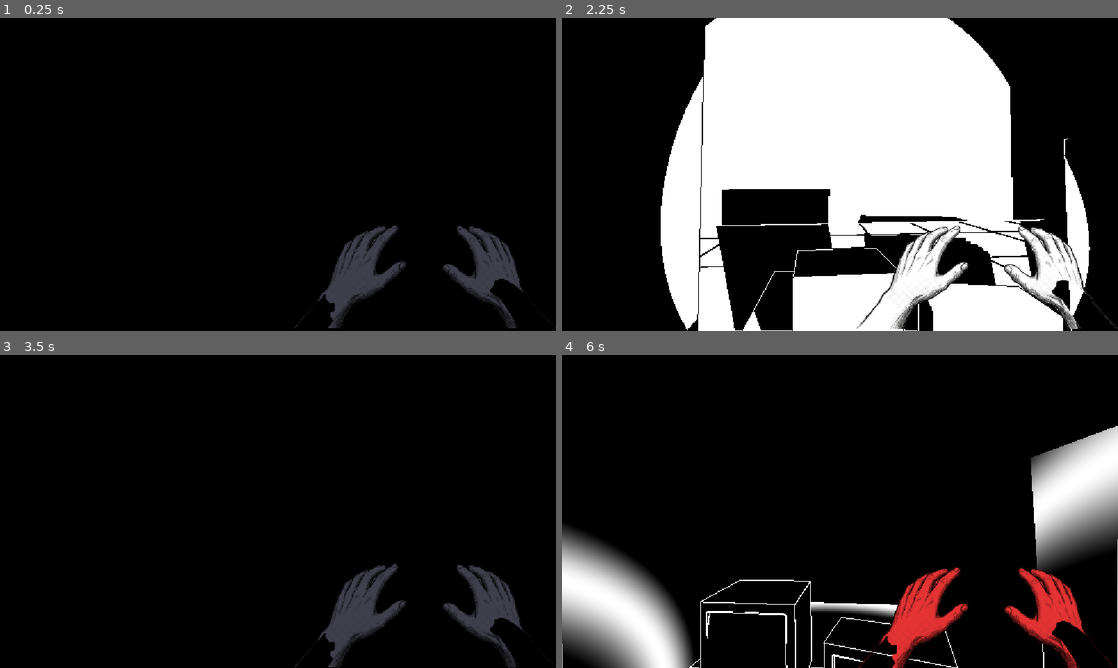
Above: before the commit, frames 1-4 (two rows, left to right).
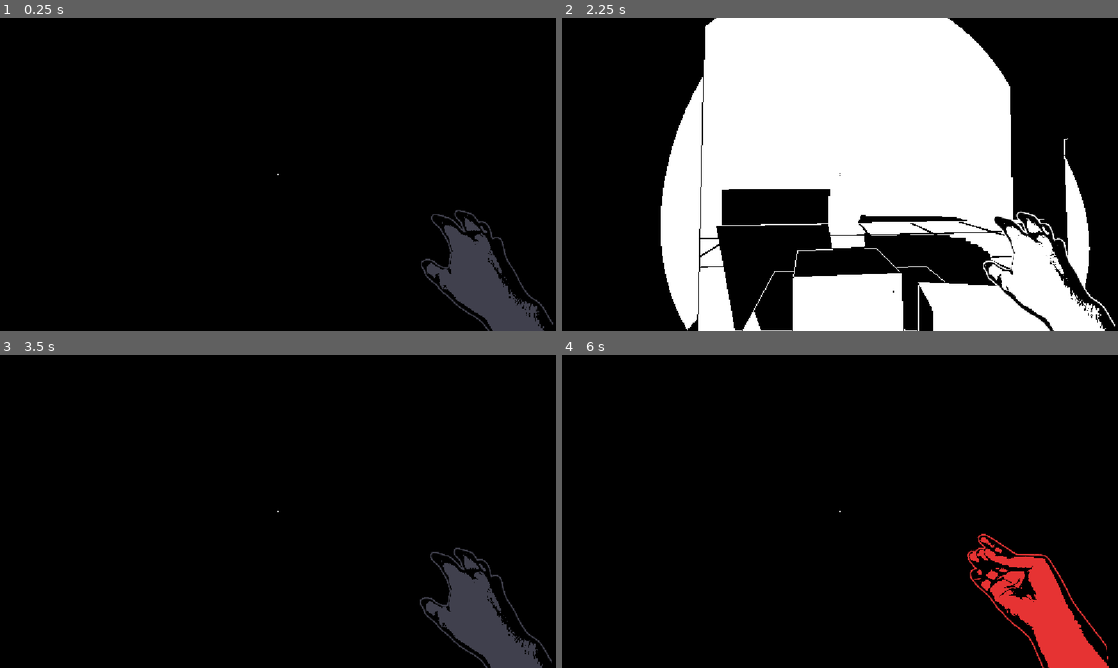
Above: after the commit, the same moments.

Repository: gpwid/gamejam-dinamik21-sparklestudios
Game: Godot game, scene res://scenes/level/test_world.tscn
The game is run twice, just before and just after one commit, with the same random seed, the same clock (stepped at 60 frames per second) and the same inputs.
Inputs (mouse positions are in pixels of both pictures, inside the frame that each line leads up to):
- Up to frame 1 (0.25 s): no input
- Up to frame 2 (2.25 s): tap Enter at 0.5 s; move the mouse to (867, 174) at 0.52 s; hold Shift (sprint) 0.53-1.28 s; hold W (move_forward) from 0.53 s (still down); click (867, 174) at 0.67 s; right-click (867, 174) at 0.8 s; move the mouse to (812, 174) at 1.27 s; right-click (812, 174) at 1.35 s; click (812, 174) at 1.42 s; tap Shift (sprint) at 1.55 s; move the mouse to (851, 168) at 2.02 s; hold E (interact) from 2.03 s (still down); click (851, 168) at 2.17 s
- Up to frame 3 (3.5 s): keep holding W (move_forward); right-click (289, 505) at 2.3 s; move the mouse to (272, 517) at 2.77 s; release E (interact) at 2.78 s; tap Shift (sprint) at 2.85 s; click (272, 517) at 2.92 s
- Up to frame 4 (6 s): move the mouse to (878, 514) at 3.52 s; press the mouse at (878, 514) at 3.53 s; right-click (878, 514) at 3.8 s; move the mouse to (795, 508) at 4.27 s; release the mouse at (795, 508) at 4.28 s; right-click (795, 508) at 4.35 s; click (795, 508) at 4.42 s; tap Shift (sprint) at 4.55 s; move the mouse to (845, 511) at 5.02 s; hold Shift (sprint) 5.03-5.78 s; click (845, 511) at 5.17 s; right-click (845, 511) at 5.3 s; move the mouse to (817, 505) at 5.77 s; release W (move_forward) at 5.78 s; hold D (move_right) from 5.78 s (still down); right-click (817, 505) at 5.85 s; click (817, 505) at 5.92 s

The runs differ from the first frame. In frame 1, 5.2% of the frame differs, in the area x 49-100%, y 49-100%; in frame 2, 4.7%; in frame 3, 5.2%; in frame 4, 20%, in the area x 0-100%, y 22-100%.

Commit message:
feat: right hand sprite for echolocation

Diff:
--- a/scenes/characters/view_model.tscn
+++ b/scenes/characters/view_model.tscn
@@ -1,26 +1,40 @@
 [gd_scene format=3 uid="uid://cviewmodel001"]
 
-[ext_resource type="Texture2D" uid="uid://c1wej7jf1pent" path="res://assets/textures/placeholders/fpp_hand_placeholder.png" id="1_tex"]
+[ext_resource type="Texture2D" uid="uid://ip6dcl8370nm" path="res://assets/sprites/righthand_idle.png" id="1_tex"]
 [ext_resource type="Script" uid="uid://dbnc22y2j2vjr" path="res://scripts/characters/view_model.gd" id="2_script"]
+[ext_resource type="Script" uid="uid://bxrentakmumd0" path="res://scripts/ui/reticle.gd" id="3_reticle"]
 
-[node name="ViewModel" type="CanvasLayer"]
-layer = 1
+[node name="ViewModel" type="CanvasLayer" unique_id=1839725208]
 script = ExtResource("2_script")
 
-[node name="HandContainer" type="Control" parent="."]
+[node name="Reticle" type="Control" parent="." unique_id=654341579]
+layout_mode = 3
+anchors_preset = 8
+anchor_left = 0.5
+anchor_top = 0.5
+anchor_right = 0.5
+anchor_bottom = 0.5
+grow_horizontal = 2
+grow_vertical = 2
+mouse_filter = 2
+script = ExtResource("3_reticle")
+
+[node name="HandContainer" type="Control" parent="." unique_id=2136438044]
 layout_mode = 3
 anchors_preset = 3
 anchor_left = 1.0
 anchor_top = 1.0
 anchor_right = 1.0
 anchor_bottom = 1.0
-offset_left = -550.0
+offset_left = -285.0
 offset_top = -320.0
+offset_right = -5.0
+offset_bottom = 40.0
 grow_horizontal = 0
 grow_vertical = 0
 mouse_filter = 2
 
-[node name="HandTexture" type="TextureRect" parent="HandContainer"]
+[node name="HandTexture" type="TextureRect" parent="HandContainer" unique_id=988246703]
 layout_mode = 1
 anchors_preset = 15
 anchor_right = 1.0
--- a/scripts/characters/player.gd
+++ b/scripts/characters/player.gd
@@ -152,6 +152,7 @@
 var shader_tap_radius: float = 0.0
 var active_max_radius: float = 17.0
 var tap_cooldown_timer: float = 0.0
+var is_snapping: bool = false
 
 # Signals
 signal flashlight_exploded(player_position: Vector3)
@@ -263,9 +264,16 @@
 		if view_model and view_model.has_method("update_flashlight_visual"):
 			view_model.update_flashlight_visual(flashlight.visible and not is_overheated)
 
-	# 5. Wall-Tap / Floor-Tap Echolocation (Dengan Cooldown)
-	if event.is_action_pressed("wall_tap") and not is_flashlight_on and not is_wave_active and tap_cooldown_timer <= 0.0:
-		trigger_surface_tap()
+	# 5. Wall-Tap / Floor-Tap Echolocation (Dengan Cooldown & Animasi Snap ViewModel)
+	if event.is_action_pressed("wall_tap") and not is_flashlight_on and not is_wave_active and not is_snapping and tap_cooldown_timer <= 0.0:
+		if view_model and view_model.has_method("play_snap_animation"):
+			is_snapping = true
+			view_model.play_snap_animation(
+				func(): trigger_surface_tap(),
+				func(): is_snapping = false
+			)
+		else:
+			trigger_surface_tap()
 
 	# 6. Interaksi Objek (Wajib Senter Menyala)
 	if event.is_action_pressed("interact"):
@@ -395,8 +403,11 @@
 		breath_offset.y = sin(breath_time) * BREATH_AMPLITUDE_Y
 		breath_offset.x = cos(breath_time * 0.5) * BREATH_AMPLITUDE_X
 
-	if view_model and view_model.has_method("set_idle"):
-		view_model.set_idle(is_idle)
+	if view_model:
+		if view_model.has_method("update_movement"):
+			view_model.update_movement(is_moving, is_sprinting, horizontal_speed, delta)
+		elif view_model.has_method("set_idle"):
+			view_model.set_idle(is_idle)
 
 	camera.position = initial_camera_pos + bob_offset + breath_offset + Vector3(0.0, landing_compression_y, 0.0)
 
--- a/scripts/characters/view_model.gd
+++ b/scripts/characters/view_model.gd
@@ -1,43 +1,83 @@
 extends CanvasLayer
 class_name ViewModel
 
+@export_group("Hand Sprites")
+@export var sprite_idle: Texture2D = preload("res://assets/sprites/righthand_idle.png")
+@export var sprite_before_snap: Texture2D = preload("res://assets/sprites/righthand_before_snap.png")
+@export var sprite_after_snap: Texture2D = preload("res://assets/sprites/righthand_after_snap.png")
+
+@onready var hand_container: Control = $HandContainer
 @onready var hand_texture: TextureRect = $HandContainer/HandTexture
 
-var recoil_tween: Tween
+var snap_tween: Tween
+var is_snapping: bool = false
 
+# Warna visualisasi senter
 const COLOR_LIT: Color = Color(1.0, 1.0, 1.0, 1.0)
 const COLOR_DIM: Color = Color(0.25, 0.25, 0.3, 1.0)
 const COLOR_OVERHEAT: Color = Color(0.9, 0.2, 0.2, 1.0)
+
+# Pengaturan Bobbing Jalan & Bernapas (Idle)
 const BREATH_FREQUENCY: float = 1.6
-const BREATH_AMPLITUDE_PX: float = 4.0
-const BREATH_LERP_SPEED: float = 8.0
+const BREATH_AMPLITUDE_PX: float = 3.5
 
-var is_idle: bool = false
+const WALK_BOB_FREQ_WALK: float = 10.0
+const WALK_BOB_FREQ_SPRINT: float = 14.0
+const WALK_BOB_AMP_X: float = 4.0
+const WALK_BOB_AMP_Y: float = 6.0
+
+var is_moving: bool = false
+var is_sprinting: bool = false
+var is_idle: bool = true
 var breath_time: float = 0.0
+var walk_bob_time: float = 0.0
+var current_bob: Vector2 = Vector2.ZERO
 
 func _ready() -> void:
-	if not hand_texture or hand_texture.texture == null:
-		push_warning("ViewModel: Placeholder texture not assigned or missing at res://assets/textures/placeholders/fpp_hand_placeholder.png")
+	if hand_texture:
+		if sprite_idle:
+			hand_texture.texture = sprite_idle
+		_update_pivot()
+		hand_texture.resized.connect(_update_pivot)
 	update_flashlight_visual(false)
+
+func _update_pivot() -> void:
+	if is_instance_valid(hand_texture):
+		# Titik tumpu rotasi & skala di pergelangan tangan (kanan bawah)
+		hand_texture.pivot_offset = hand_texture.size * Vector2(0.75, 0.95)
 
 func _process(delta: float) -> void:
 	if not is_instance_valid(hand_texture):
 		return
-	if recoil_tween and recoil_tween.is_valid():
+	if is_snapping:
 		return
 
-	var target_y: float = 0.0
-	if is_idle:
+	var target_bob: Vector2 = Vector2.ZERO
+
+	if is_moving:
+		var freq: float = WALK_BOB_FREQ_SPRINT if is_sprinting else WALK_BOB_FREQ_WALK
+		var mult: float = 1.35 if is_sprinting else 1.0
+		walk_bob_time += freq * delta
+		target_bob.x = cos(walk_bob_time * 0.5) * WALK_BOB_AMP_X * mult
+		target_bob.y = -abs(sin(walk_bob_time)) * WALK_BOB_AMP_Y * mult
+	else:
+		walk_bob_time = 0.0
 		breath_time += BREATH_FREQUENCY * delta
-		# Tetap di [0..BREATH_AMPLITUDE_PX] agar pangkal lengan tidak terangkat dari tepi bawah layar
-		target_y = (1.0 - cos(breath_time)) * 0.5 * BREATH_AMPLITUDE_PX
-	else:
-		breath_time = 0.0
+		target_bob.x = cos(breath_time * 0.5) * 1.5
+		target_bob.y = (1.0 - cos(breath_time)) * 0.5 * BREATH_AMPLITUDE_PX
 
-	hand_texture.position.y = lerpf(hand_texture.position.y, target_y, minf(BREATH_LERP_SPEED * delta, 1.0))
+	current_bob = current_bob.lerp(target_bob, clampf(10.0 * delta, 0.0, 1.0))
+	hand_texture.position = current_bob
 
 func set_idle(idle: bool) -> void:
 	is_idle = idle
+	if is_idle:
+		is_moving = false
+
+func update_movement(moving: bool, sprinting: bool, _speed: float, _delta: float) -> void:
+	is_moving = moving
+	is_sprinting = sprinting
+	is_idle = not moving
 
 func update_flashlight_visual(is_on: bool) -> void:
 	if not is_instance_valid(hand_texture):
@@ -55,12 +95,70 @@
 		update_flashlight_visual(false)
 
 func play_tap_recoil() -> void:
+	# Jika sedang menjalankan snap animation, recoil sudah ditangani oleh Tween snap
+	if is_snapping or not is_instance_valid(hand_texture):
+		return
+	if snap_tween and snap_tween.is_valid():
+		snap_tween.kill()
+
+	snap_tween = create_tween().set_trans(Tween.TRANS_QUAD).set_ease(Tween.EASE_OUT)
+	snap_tween.tween_property(hand_texture, "position:y", current_bob.y + 20.0, 0.08)
+	snap_tween.tween_property(hand_texture, "position:y", current_bob.y, 0.16)
+
+# ==============================================================================
+# ALUR ANIMASI SNAP JENTIK JARI (TWEEN ECHOLOCATION)
+# ==============================================================================
+func play_snap_animation(on_snap: Callable = Callable(), on_complete: Callable = Callable()) -> void:
 	if not is_instance_valid(hand_texture):
+		if on_snap.is_valid():
+			on_snap.call()
+		if on_complete.is_valid():
+			on_complete.call()
 		return
-	if recoil_tween and recoil_tween.is_valid():
-		recoil_tween.kill()
 
-	# Hentakan tangan saat mengetuk dinding (turun 25px lalu memantul kembali)
-	recoil_tween = create_tween().set_trans(Tween.TRANS_QUAD).set_ease(Tween.EASE_OUT)
-	recoil_tween.tween_property(hand_texture, "position:y", 25.0, 0.08)
-	recoil_tween.tween_property(hand_texture, "position:y", 0.0, 0.16)
+	is_snapping = true
+
+	if snap_tween and snap_tween.is_valid():
+		snap_tween.kill()
+
+	# 1. Ganti sprite ke righthand_before_snap.png (posisi siap jentik jari)
+	if sprite_before_snap:
+		hand_texture.texture = sprite_before_snap
+
+	snap_tween = create_tween()
+
+	# --- FASE 1: ANTICIPATION (Angkat posisi tangan ke atas & agak miring secara cepat) ---
+	snap_tween.tween_property(hand_texture, "position", Vector2(-12.0, -32.0), 0.11).set_trans(Tween.TRANS_QUAD).set_ease(Tween.EASE_OUT)
+	snap_tween.parallel().tween_property(hand_texture, "rotation", deg_to_rad(-6.0), 0.11).set_trans(Tween.TRANS_QUAD).set_ease(Tween.EASE_OUT)
+	snap_tween.parallel().tween_property(hand_texture, "scale", Vector2(0.97, 1.05), 0.11).set_trans(Tween.TRANS_QUAD).set_ease(Tween.EASE_OUT)
+
+	# Jeda singkat sebelum jentikan
+	snap_tween.chain().tween_interval(0.04)
+
+	# --- FASE 2: SNAP & RECOIL/POP (Ganti sprite ke after_snap bersamaan pemicuan gelombang echolocation) ---
+	snap_tween.chain().tween_callback(func():
+		if sprite_after_snap:
+			hand_texture.texture = sprite_after_snap
+		if on_snap.is_valid():
+			on_snap.call()
+	)
+
+	# Hentakan snappy ke bawah (recoil / pop)
+	snap_tween.chain().tween_property(hand_texture, "position", Vector2(10.0, 22.0), 0.08).set_trans(Tween.TRANS_BACK).set_ease(Tween.EASE_OUT)
+	snap_tween.parallel().tween_property(hand_texture, "rotation", deg_to_rad(7.0), 0.08).set_trans(Tween.TRANS_BACK).set_ease(Tween.EASE_OUT)
+	snap_tween.parallel().tween_property(hand_texture, "scale", Vector2(1.08, 0.94), 0.08).set_trans(Tween.TRANS_BACK).set_ease(Tween.EASE_OUT)
+
+	# --- FASE 3: RETURN TO IDLE (Kembalikan mulus ke posisi, rotasi, dan skala awal) ---
+	snap_tween.chain().tween_property(hand_texture, "position", Vector2.ZERO, 0.22).set_trans(Tween.TRANS_SINE).set_ease(Tween.EASE_OUT)
+	snap_tween.parallel().tween_property(hand_texture, "rotation", 0.0, 0.22).set_trans(Tween.TRANS_SINE).set_ease(Tween.EASE_OUT)
+	snap_tween.parallel().tween_property(hand_texture, "scale", Vector2.ONE, 0.22).set_trans(Tween.TRANS_SINE).set_ease(Tween.EASE_OUT)
+
+	# Selesai: kembalikan ke sprite idle & buka kunci snapping
+	snap_tween.chain().tween_callback(func():
+		if sprite_idle:
+			hand_texture.texture = sprite_idle
+		is_snapping = false
+		current_bob = Vector2.ZERO
+		if on_complete.is_valid():
+			on_complete.call()
+	)
--- /dev/null
+++ b/scripts/ui/reticle.gd
@@ -0,0 +1,28 @@
+@tool
+extends Control
+class_name Reticle
+
+@export var dot_radius: float = 2.0:
+	set(val):
+		dot_radius = val
+		queue_redraw()
+
+@export var dot_color: Color = Color(1.0, 1.0, 1.0, 0.9):
+	set(val):
+		dot_color = val
+		queue_redraw()
+
+@export var outline_width: float = 1.0:
+	set(val):
+		outline_width = val
+		queue_redraw()
+
+@export var outline_color: Color = Color(0.0, 0.0, 0.0, 0.6):
+	set(val):
+		outline_color = val
+		queue_redraw()
+
+func _draw() -> void:
+	if outline_width > 0.0:
+		draw_circle(Vector2.ZERO, dot_radius + outline_width, outline_color)
+	draw_circle(Vector2.ZERO, dot_radius, dot_color)
Binary file added: assets/sprites/righthand_after_snap.png
Not shown, added: assets/sprites/righthand_after_snap.png.import
Binary file added: assets/sprites/righthand_before_snap.png
Not shown, added: assets/sprites/righthand_before_snap.png.import
Binary file added: assets/sprites/righthand_idle.png
Not shown, added: assets/sprites/righthand_idle.png.import
Not shown, added: scripts/ui/reticle.gd.uid
